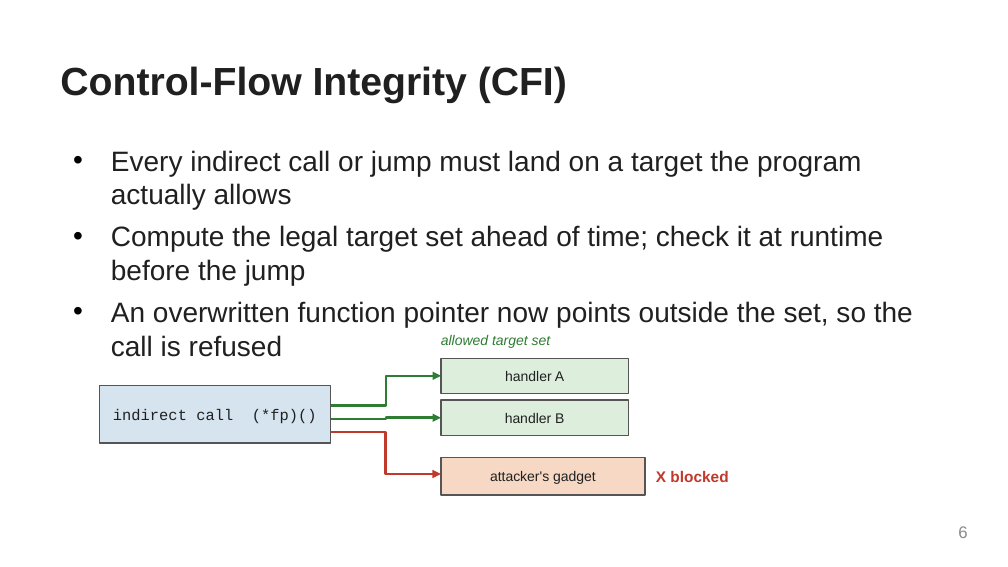
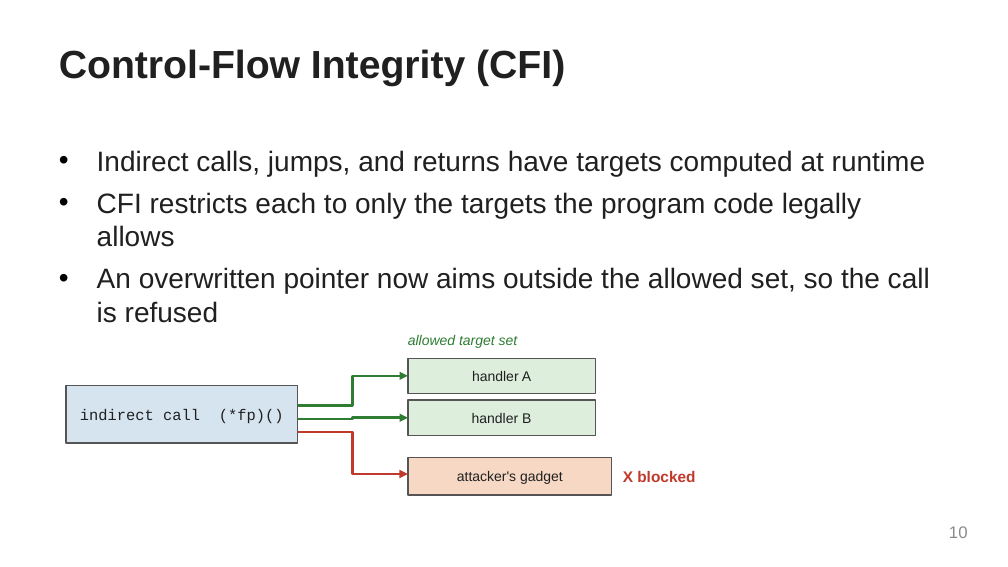
Before and after one commit to Sizvy/CS165_F26_labs, a slide deck: slide 10 of edc_slides/09_current_defenses.pptx (slide 6 before the commit). Drawn at 1008x567 pixels with LibreOffice and Linux fonts; fonts in the diff are those of the drawing. Boxes give left, top, right and bottom in pixels: in the first picture for what was removed or moved away, otherwise in the second. Text is boxed around its words. In the diff, an @@ line names an element or a change of style, - is before the commit and + after.

```diff
--- a/edc_slides/09_current_defenses.pptx
+++ b/edc_slides/09_current_defenses.pptx
@@ title "Control-Flow Integrity (CFI)": place and size @@
-title "Control-Flow Integrity (CFI)" at (60, 66, 567, 103)
+title "Control-Flow Integrity (CFI)" at (59, 49, 565, 86)
@@ text at (97, 150, 930, 323): text changed @@
-• Every indirect call or jump must land on a target the program actually allows
-• Compute the legal target set ahead of time; check it at runtime before the jump
-• An overwritten function pointer now points outside the set, so the call is refused
+• Indirect calls, jumps, and returns have targets computed at runtime
+• CFI restricts each to only the targets the program code legally allows
+• An overwritten pointer now aims outside the allowed set, so the call is refused
@@ 3 elbow arrows, 1 text: place and size @@
-3 elbow arrows, 1 text at (331, 376, 728, 482)
+3 elbow arrows, 1 text at (297, 376, 695, 482)
@@ 4 rectangles, 1 text: place and size @@
-4 rectangles, 1 text at (99, 335, 644, 495)
+4 rectangles, 1 text at (67, 335, 612, 495)
@@ page number at (949, 526, 968, 538): text changed @@
-6
+10
```
Also in this commit, not shown: 4 other slides changed, 12 slides added, 12 slides removed.
